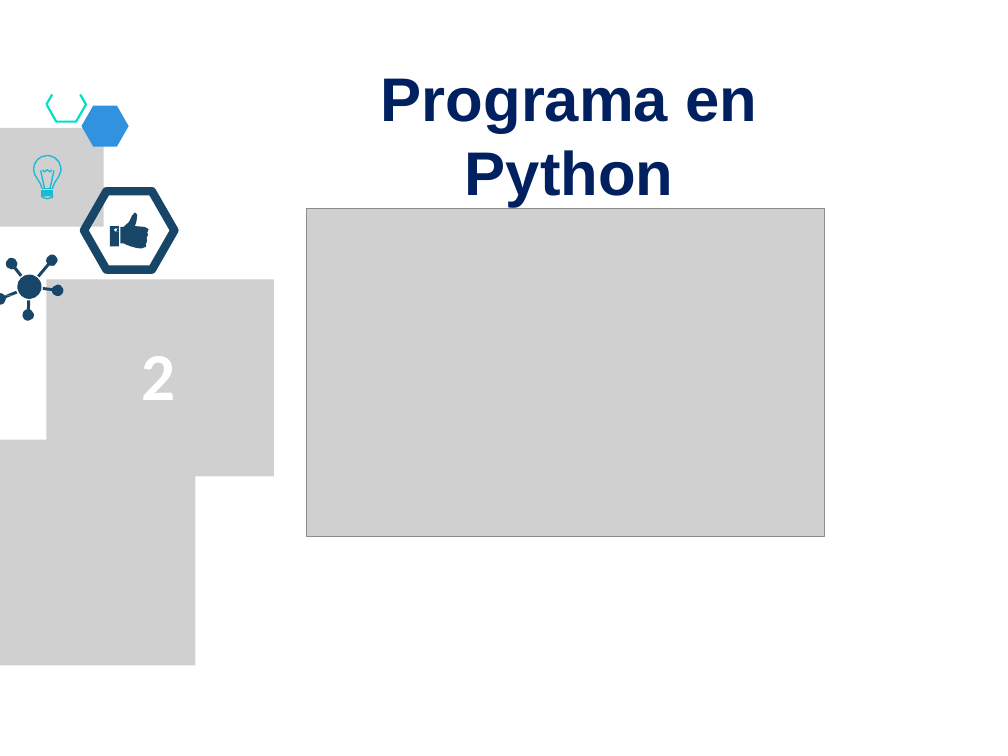
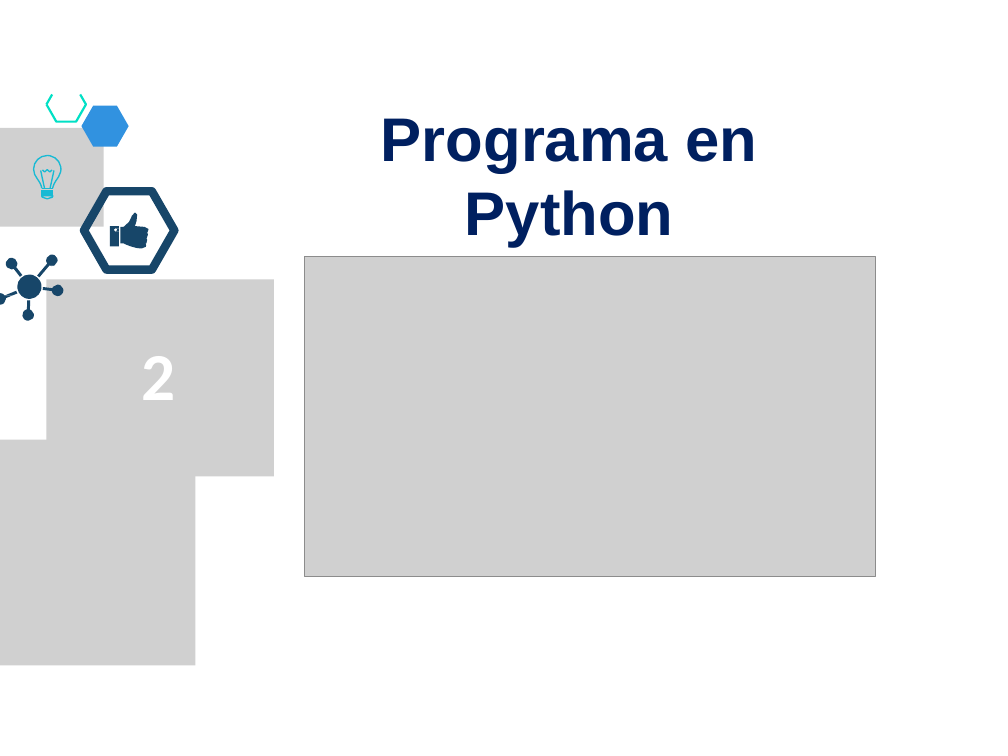
Before and after one commit to lizetheP/PensamientoC, a slide deck: slide 15 of CalendarioAgo20L/presentaciones/8_For.pptx. Drawn at 1008x756 pixels with LibreOffice and Linux fonts; fonts in the diff are those of the drawing; grey boxes stand for pictures. Boxes give left, top, right and bottom in pixels: in the first picture for what was removed or moved away, otherwise in the second. Text is boxed around its words. In the diff, an @@ line names an element or a change of style, - is before the commit and + after.

```diff
--- a/CalendarioAgo20L/presentaciones/8_For.pptx
+++ b/CalendarioAgo20L/presentaciones/8_For.pptx
@@ text "Programa en Python" moved from (x1=381, y1=78, x2=757, y2=207) to (x1=381, y1=118, x2=757, y2=246) @@
@@ picture resized from (x1=306, y1=209, x2=824, y2=536) to (x1=304, y1=257, x2=876, y2=577) @@
```
Also in this commit, not shown: 10 other slides changed, 2 other files.
